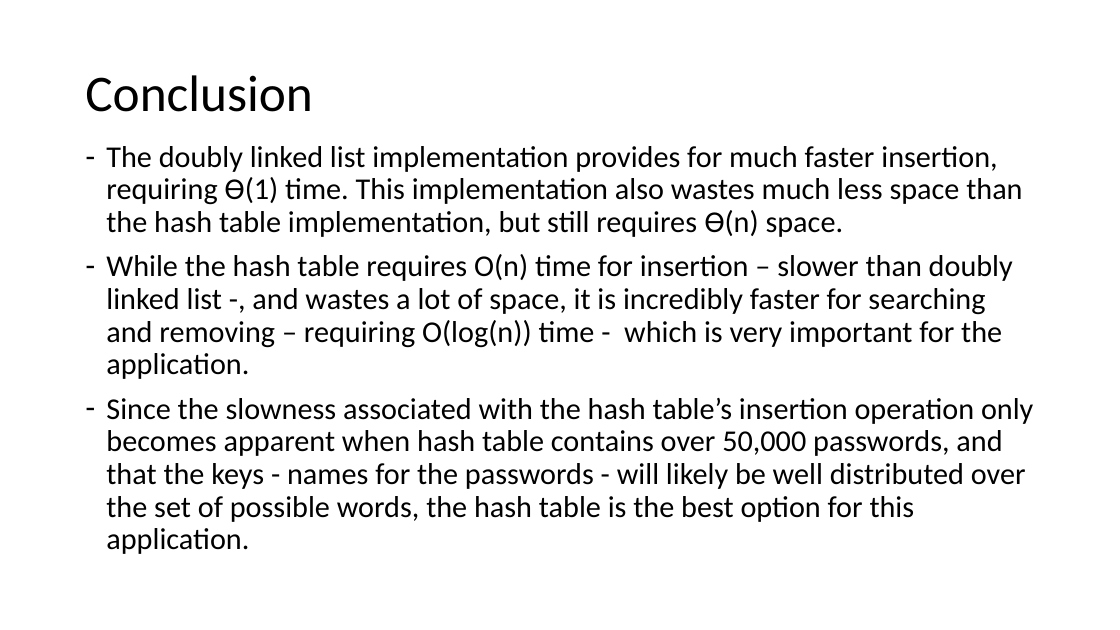
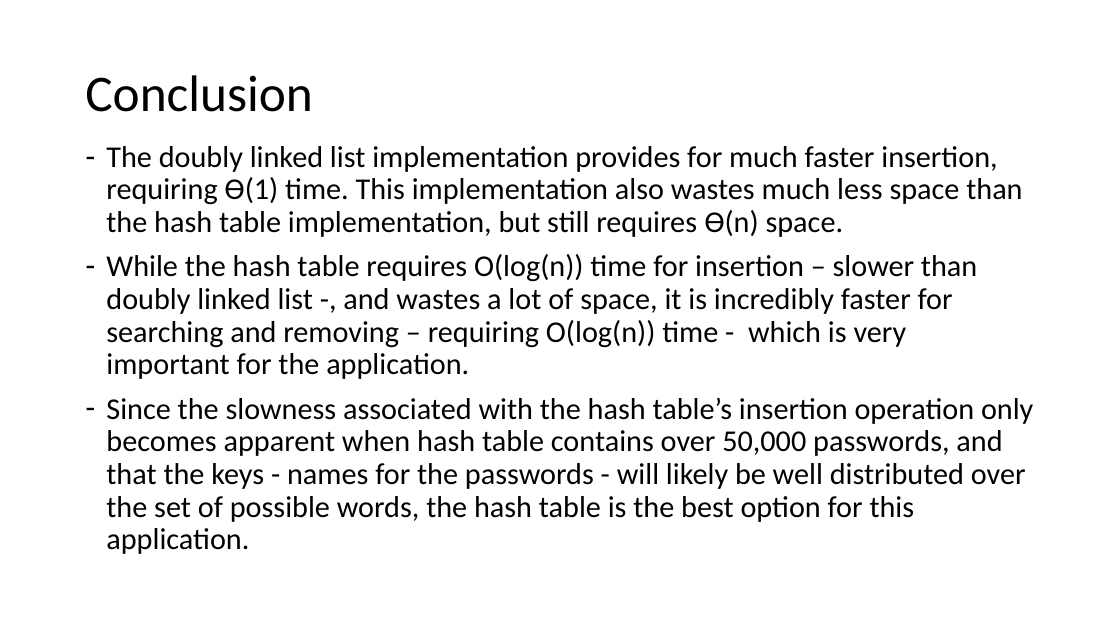
Before and after one commit to jpvail/PasswordVault, a slide deck: slide 16 of PreformanceAnalysis.pptx. Drawn at 1120x630 pixels with LibreOffice and Linux fonts; fonts in the diff are those of the drawing. Boxes give left, top, right and bottom in pixels: in the first picture for what was removed or moved away, otherwise in the second. Text is boxed around its words. In the diff, an @@ line names an element or a change of style, - is before the commit and + after.

```diff
--- a/PreformanceAnalysis.pptx
+++ b/PreformanceAnalysis.pptx
@@ text at [106,254,977,379]: text changed @@
-– While the hash table requires O(n) time for insertion – slower than doubly linked list -, and wastes a lot of space, it is incredibly faster for searching and removing – requiring O(log(n)) time - which is very important for the application.
+– While the hash table requires O(log(n)) time for insertion – slower than doubly linked list -, and wastes a lot of space, it is incredibly faster for searching and removing – requiring O(log(n)) time - which is very important for the application.
```
Also in this commit, not shown: 1 other slide changed.
